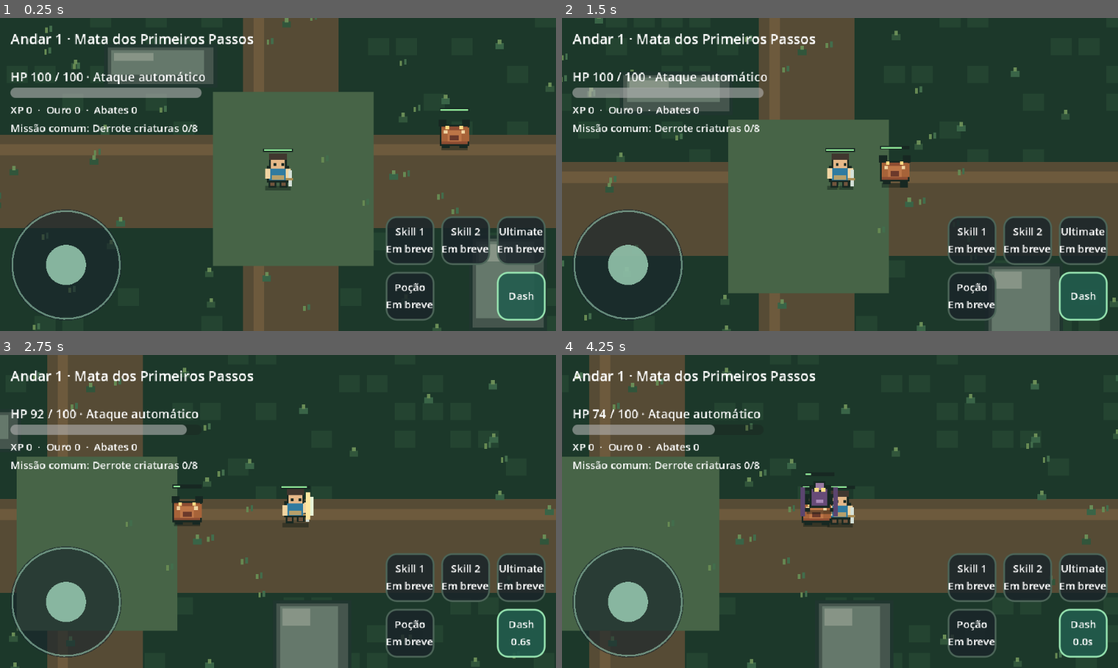
Above: before the commit, frames 1-4 (two rows, left to right).
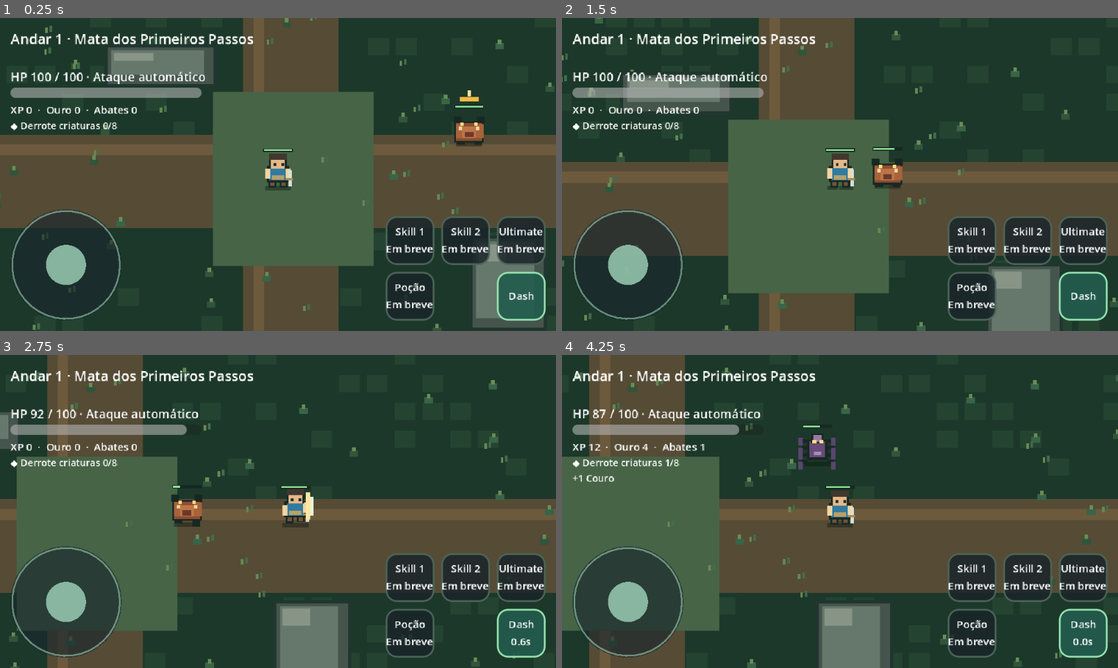
Above: after the commit, the same moments.

Repository: thiagohugo12-dotcom/arveon
Game: Godot game, scene res://scenes/main.tscn
The game is run twice, just before and just after one commit, with the same random seed, the same clock (stepped at 60 frames per second) and the same inputs.
Inputs (mouse positions are in pixels of both pictures, inside the frame that each line leads up to):
- Up to frame 1 (0.25 s): no input
- Up to frame 2 (1.5 s): drag from (628, 265) to (895, 105) at 0.52 s; drag from (973, 240) to (812, 237) at 1.27 s
- Up to frame 3 (2.75 s): move the mouse to (467, 577) at 2.02 s; hold D (move_right) from 2.03 s (still down); tap Shift (dash) at 2.1 s; click (467, 577) at 2.17 s
- Up to frame 4 (4.25 s): release D (move_right) at 2.75 s; drag from (1084, 577) to (673, 464) at 2.77 s; drag from (973, 633) to (867, 511) at 3.52 s

The runs differ from the first frame. In frame 1, 1.2% of the frame differs, in the area x 1-87%, y 23-43%; in frame 2, 1.1%; in frame 3, 0.7%; in frame 4, 2.2%, in the area x 1-52%, y 17-55%.

Commit message:
feat: give Andar 1 enemies distinct lightweight combat roles

Diff:
--- a/scripts/actors/enemy.gd
+++ b/scripts/actors/enemy.gd
@@ -2,13 +2,19 @@
 extends CharacterBody2D
 
 signal defeated(kind: int)
+signal projectile_requested(origin: Vector2, direction: Vector2, damage: int)
 
 @export var stats: ActorData
 @export_range(0, 2, 1) var kind: int = 0  # 0 Javali, 1 Aranha, 2 Mandacaru
 @onready var health: Health = $Health
 @onready var view: ActorView = $View
 var target: PlayerActor
-var contact_left: float = 0.0
+var contact_left := 0.0
+var special_left := 0.0
+var charge_windup := 0.0
+var charge_left := 0.0
+var charge_direction := Vector2.ZERO
+var strafe_sign := 1.0
 
 func _ready() -> void:
 	view.appearance = kind + 1
@@ -20,23 +26,96 @@
 
 func _physics_process(delta: float) -> void:
 	contact_left = maxf(0.0, contact_left - delta)
+	special_left = maxf(0.0, special_left - delta)
 	velocity = Vector2.ZERO
 	if not is_targetable() or not is_instance_valid(target) or not target.health.is_alive():
 		view.set_moving(false)
+		view.set_warning(false)
 		return
 	var offset := target.global_position - global_position
 	var distance := offset.length()
-	if distance <= stats.detection_range:
-		view.set_facing(offset)
-		if distance > 28.0:
-			velocity = offset.normalized() * stats.move_speed
+	if distance > stats.detection_range:
+		view.set_moving(false)
+		view.set_warning(false)
+		return
+	view.set_facing(offset)
+	match kind:
+		0: _boar_behavior(delta, offset, distance)
+		1: _spider_behavior(offset, distance)
+		2: _cactus_behavior(offset, distance)
 	move_and_slide()
 	view.set_moving(velocity.length_squared() > 1.0)
-	if distance <= stats.contact_range and contact_left == 0.0:
-		var query := PhysicsRayQueryParameters2D.create(global_position, target.global_position, 1)
-		if get_world_2d().direct_space_state.intersect_ray(query).is_empty():
-			target.receive_damage(stats.contact_damage)
-			contact_left = stats.contact_interval
+	if kind != 2:
+		_try_contact(distance)
+
+func _boar_behavior(delta: float, offset: Vector2, distance: float) -> void:
+	if charge_left > 0.0:
+		charge_left = maxf(0.0, charge_left - delta)
+		velocity = charge_direction * stats.move_speed * 2.5
+		view.set_warning(false)
+		return
+	if charge_windup > 0.0:
+		charge_windup = maxf(0.0, charge_windup - delta)
+		view.set_warning(true)
+		if charge_windup == 0.0:
+			charge_left = 0.38
+			special_left = 2.8
+		return
+	if distance > 72.0 and distance < 230.0 and special_left == 0.0:
+		charge_direction = offset.normalized()
+		charge_windup = 0.42
+		view.set_warning(true)
+		return
+	view.set_warning(false)
+	if distance > 28.0:
+		velocity = offset.normalized() * stats.move_speed
+
+func _spider_behavior(offset: Vector2, distance: float) -> void:
+	view.set_warning(false)
+	var direction := offset.normalized()
+	if distance < 74.0:
+		velocity = -direction * stats.move_speed * 0.8
+	elif distance > 132.0:
+		velocity = direction * stats.move_speed
+	else:
+		# Strafe around the player instead of stacking on top of them.
+		var tangent := Vector2(-direction.y, direction.x) * strafe_sign
+		velocity = tangent * stats.move_speed * 0.62
+		if special_left == 0.0:
+			strafe_sign *= -1.0
+			special_left = 1.25
+
+func _cactus_behavior(offset: Vector2, distance: float) -> void:
+	if distance < 118.0:
+		velocity = -offset.normalized() * stats.move_speed * 0.72
+	elif distance > 205.0:
+		velocity = offset.normalized() * stats.move_speed * 0.65
+	else:
+		velocity = Vector2.ZERO
+	if distance <= 245.0 and special_left == 0.0:
+		view.set_warning(true)
+		special_left = 1.65
+		get_tree().create_timer(0.34).timeout.connect(_fire_cactus_spine)
+	elif special_left < 1.28:
+		view.set_warning(false)
+
+func _fire_cactus_spine() -> void:
+	if not is_targetable() or not is_instance_valid(target) or not target.health.is_alive():
+		view.set_warning(false)
+		return
+	var direction := global_position.direction_to(target.global_position)
+	projectile_requested.emit(global_position, direction, max(4, stats.contact_damage - 2))
+	view.set_warning(false)
+	view.play_attack()
+
+func _try_contact(distance: float) -> void:
+	if distance > stats.contact_range or contact_left > 0.0:
+		return
+	var query := PhysicsRayQueryParameters2D.create(global_position, target.global_position, 1)
+	if get_world_2d().direct_space_state.intersect_ray(query).is_empty():
+		target.receive_damage(stats.contact_damage)
+		contact_left = stats.contact_interval
+		view.play_attack()
 
 func is_targetable() -> bool:
 	return health.is_alive() and not is_queued_for_deletion()
--- /dev/null
+++ b/scripts/components/enemy_projectile.gd
@@ -0,0 +1,37 @@
+class_name EnemyProjectile
+extends Area2D
+
+var direction := Vector2.RIGHT
+var speed := 240.0
+var damage := 6
+var lifetime := 2.0
+var target: PlayerActor
+
+func setup(origin: Vector2, travel_direction: Vector2, hit_damage: int, player: PlayerActor) -> void:
+	global_position = origin
+	direction = travel_direction.normalized()
+	damage = hit_damage
+	target = player
+
+func _ready() -> void:
+	collision_layer = 0
+	collision_mask = 0
+	var shape := CollisionShape2D.new()
+	var circle := CircleShape2D.new()
+	circle.radius = 5.0
+	shape.shape = circle
+	add_child(shape)
+	queue_redraw()
+
+func _physics_process(delta: float) -> void:
+	global_position += direction * speed * delta
+	lifetime -= delta
+	if is_instance_valid(target) and target.health.is_alive() and global_position.distance_to(target.global_position) <= 19.0:
+		target.receive_damage(damage)
+		queue_free()
+	elif lifetime <= 0.0:
+		queue_free()
+
+func _draw() -> void:
+	draw_rect(Rect2(-7, -2, 14, 4), Color("#e9d584"))
+	draw_rect(Rect2(-5, -1, 9, 2), Color("#fff1a8"))
--- a/scripts/main.gd
+++ b/scripts/main.gd
@@ -1,6 +1,7 @@
 extends Node2D
 
 const ENEMY_SCENE: PackedScene = preload("res://scenes/actors/enemy.tscn")
+const PROJECTILE_SCRIPT := preload("res://scripts/components/enemy_projectile.gd")
 const MAX_ENEMIES := 5
 const SPAWN_INTERVAL := 2.8
 const ENEMY_POSITIONS := [
@@ -29,6 +30,7 @@
 	player.input_driver = input_driver
 	enemy.target = player
 	enemy.defeated.connect(_on_enemy_defeated)
+	enemy.projectile_requested.connect(_on_enemy_projectile)
 	hud.movement_changed.connect(input_driver.set_touch_direction)
 	hud.dash_pressed.connect(input_driver.request_dash)
 	hud.restart_pressed.connect(func(): get_tree().reload_current_scene())
@@ -67,8 +69,15 @@
 	actor.position = ENEMY_POSITIONS[spawn_count % ENEMY_POSITIONS.size()]
 	actor.target = player
 	actor.defeated.connect(_on_enemy_defeated)
+	actor.projectile_requested.connect(_on_enemy_projectile)
 	add_child(actor)
 	spawn_count += 1
+
+func _on_enemy_projectile(origin: Vector2, direction: Vector2, damage: int) -> void:
+	var projectile := Area2D.new()
+	projectile.set_script(PROJECTILE_SCRIPT)
+	add_child(projectile)
+	projectile.setup(origin, direction, damage, player)
 
 func _on_enemy_defeated(kind: int) -> void:
 	defeated_count += 1
--- a/scripts/presentation/actor_view.gd
+++ b/scripts/presentation/actor_view.gd
@@ -7,6 +7,7 @@
 var hp_ratio: float = 1.0
 var flash_left: float = 0.0
 var attack_left: float = 0.0
+var warning: bool = false
 var walking: bool = false
 var anim_time: float = 0.0
 var anim_frame: int = 0
@@ -37,6 +38,11 @@
 	attack_left = 0.16
 	queue_redraw()
 
+func set_warning(value: bool) -> void:
+	if warning != value:
+		warning = value
+		queue_redraw()
+
 func _process(delta: float) -> void:
 	if flash_left > 0.0:
 		flash_left = maxf(0.0, flash_left - delta)
@@ -65,6 +71,9 @@
 		var side: float = -1.0 if facing.x < -0.3 else 1.0
 		px(side * 15.0 - 3.0, -22.0, 5, 31, Color("#fce7a1"))
 		px(side * 20.0 - 3.0, -17.0, 4, 22, LIGHT)
+	if warning:
+		px(-11, -39, 22, 5, Color("#f4b942"))
+		px(-2, -47, 4, 7, Color("#ffe39a"))
 	if flash_left > 0.0:
 		px(-15, -22, 30, 37, Color(1.0, 1.0, 1.0, flash_left * 2.5))
 	px(-17, -30, 34, 4, LINE)
--- a/tests/run_tests.gd
+++ b/tests/run_tests.gd
@@ -137,6 +137,31 @@
 	check(main.earned_xp == 70 and main.earned_gold == 22, "second free mission grants reward without spending gold")
 	main.mission.record_material()
 	check(main.mission.progress == 0, "irrelevant material events do not advance hunt")
+	# Enemy roles remain deliberately distinct and lightweight.
+	var boar := (load("res://scenes/actors/enemy.tscn") as PackedScene).instantiate() as EnemyActor
+	boar.kind = 0
+	boar.stats = boar.stats.duplicate() as ActorData
+	main.add_child(boar)
+	boar.target = player
+	boar.position = player.position + Vector2(150, 0)
+	boar._physics_process(0.016)
+	check(boar.charge_windup > 0.0, "boar telegraphs a charge at mid range")
+	var spider := (load("res://scenes/actors/enemy.tscn") as PackedScene).instantiate() as EnemyActor
+	spider.kind = 1
+	spider.stats = spider.stats.duplicate() as ActorData
+	main.add_child(spider)
+	spider.target = player
+	spider.position = player.position + Vector2(55, 0)
+	spider._physics_process(0.016)
+	check(spider.velocity.x > 0.0, "spider retreats when too close")
+	var cactus := (load("res://scenes/actors/enemy.tscn") as PackedScene).instantiate() as EnemyActor
+	cactus.kind = 2
+	cactus.stats = cactus.stats.duplicate() as ActorData
+	main.add_child(cactus)
+	cactus.target = player
+	cactus.position = player.position + Vector2(180, 0)
+	cactus._physics_process(0.016)
+	check(cactus.special_left > 0.0 and cactus.velocity.is_zero_approx(), "mandacaru prepares ranged attack at preferred distance")
 	main.queue_free()
 	await frames()
 	print("RESULT: %d checks, %d failures" % [checks, failures])
--- a/ui/hud.gd
+++ b/ui/hud.gd
@@ -38,7 +38,7 @@
 	progress_label.mouse_filter = Control.MOUSE_FILTER_IGNORE
 	add_child(progress_label)
 	mission_label = Label.new()
-	mission_label.add_theme_font_size_override("font_size", 12)
+	mission_label.add_theme_font_size_override("font_size", 11)
 	mission_label.mouse_filter = Control.MOUSE_FILTER_IGNORE
 	add_child(mission_label)
 	loot_label = Label.new()
@@ -90,9 +90,9 @@
 	hp_bar.size = Vector2(minf(220, size.x - margin.x - right_inset), 12)
 	progress_label.position = Vector2(margin.x, margin.y + 85)
 	progress_label.size = Vector2(size.x - margin.x - right_inset, 20)
-	mission_label.position = Vector2(margin.x, margin.y + 106)
-	mission_label.size = Vector2(size.x - margin.x - right_inset, 19)
-	loot_label.position = Vector2(margin.x, margin.y + 128)
+	mission_label.position = Vector2(margin.x, margin.y + 104)
+	mission_label.size = Vector2(size.x - margin.x - right_inset, 17)
+	loot_label.position = Vector2(margin.x, margin.y + 122)
 	loot_label.size = Vector2(size.x - margin.x - right_inset, 35)
 	joystick.position = Vector2(margin.x, size.y - bottom_inset - joystick.size.y)
 	for i in range(actions.size()):
@@ -110,7 +110,7 @@
 	loot_label.text = loot
 
 func set_mission(value: String) -> void:
-	mission_label.text = value
+	mission_label.text = "◆ " + value.replace("Missão comum: ", "")
 
 func show_death() -> void:
 	joystick.reset()
Not shown, changed: docs/iterations/V0.2.0_SLICE.md
